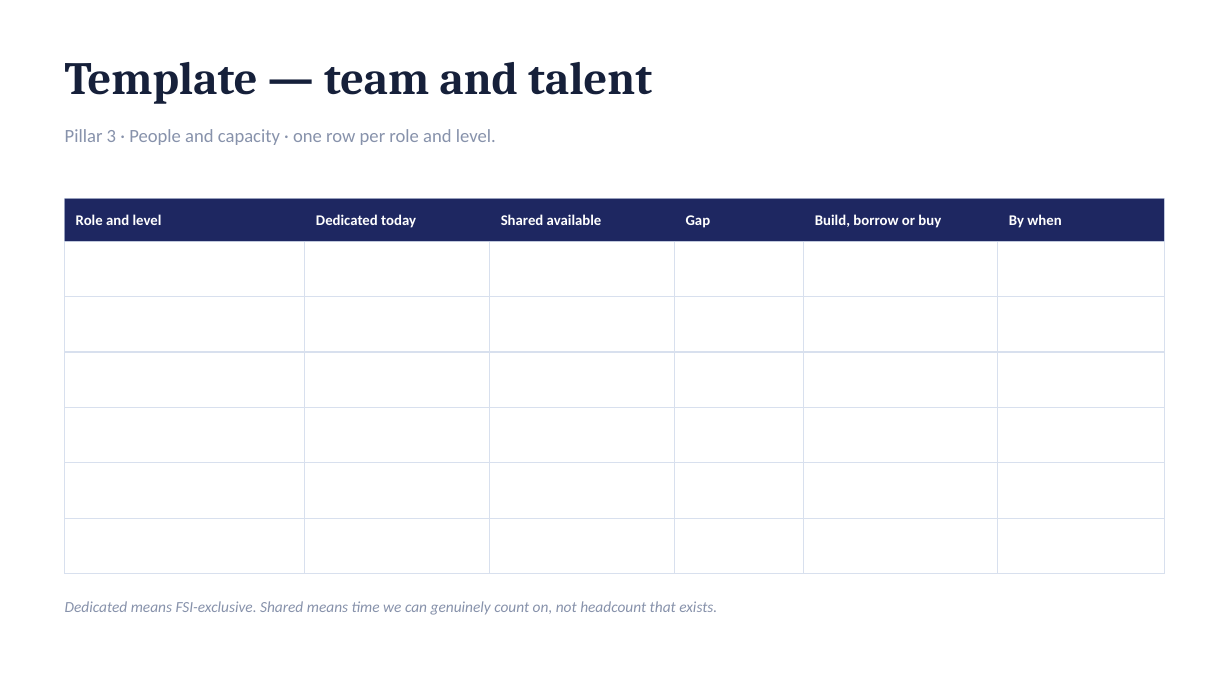
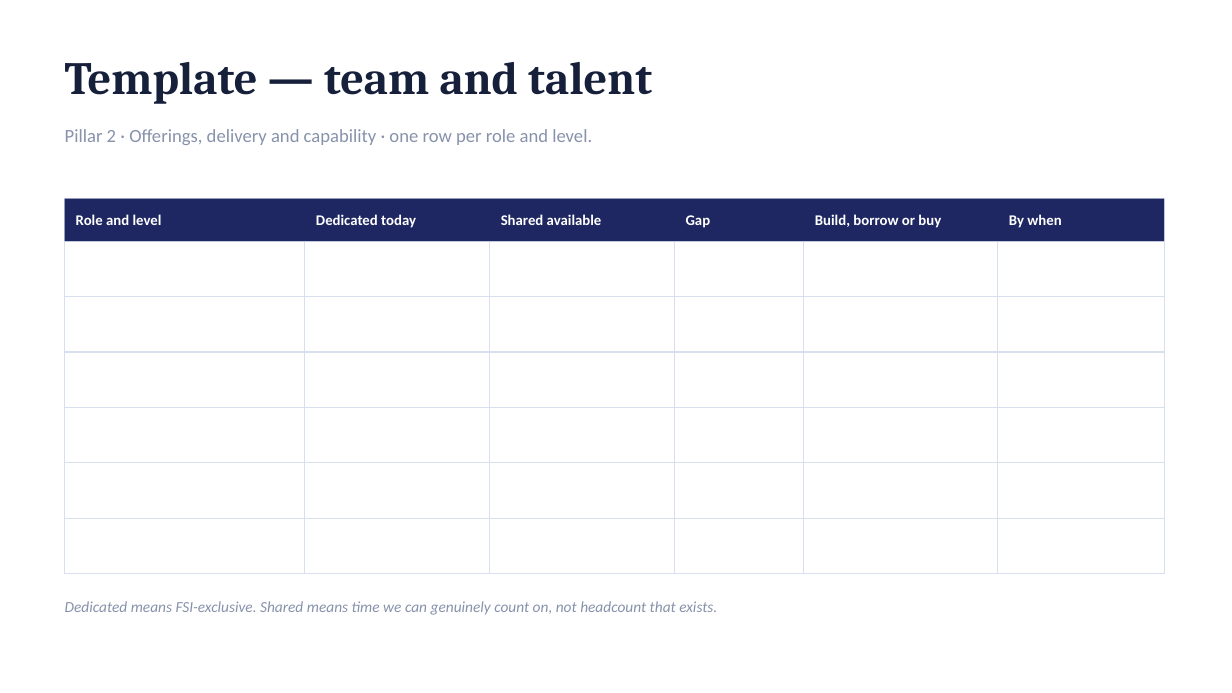
Before and after one commit to dhajjar-cyber/bae, a slide deck: slide 24 of FSI strategy/EAIND-FSI-Strategy-Development-Plan.pptx (slide 23 before the commit). Drawn at 1232x693 pixels with LibreOffice and Linux fonts; fonts in the diff are those of the drawing. Boxes give left, top, right and bottom in pixels: in the first picture for what was removed or moved away, otherwise in the second. Text is boxed around its words. In the diff, an @@ line names an element or a change of style, - is before the commit and + after.

```diff
--- a/FSI strategy/EAIND-FSI-Strategy-Development-Plan.pptx
+++ b/FSI strategy/EAIND-FSI-Strategy-Development-Plan.pptx
@@ text at (x1=65, y1=129, x2=592, y2=145): text changed @@
-Pillar 3 · People and capacity · one row per role and level.
+Pillar 2 · Offerings, delivery and capability · one row per role and level.
```
Also in this commit, not shown: 12 other slides changed, 1 slide added, 2 other files.
